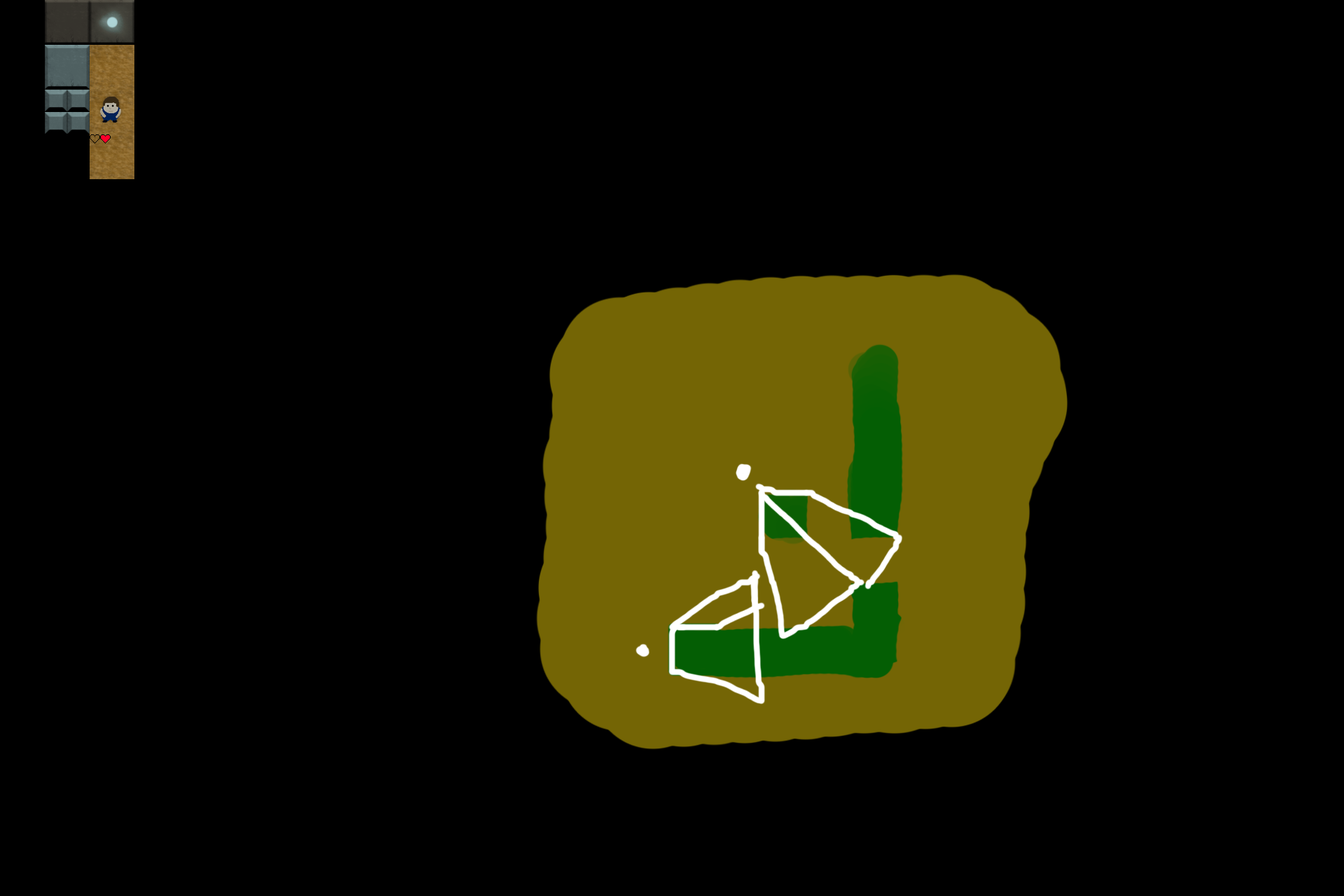
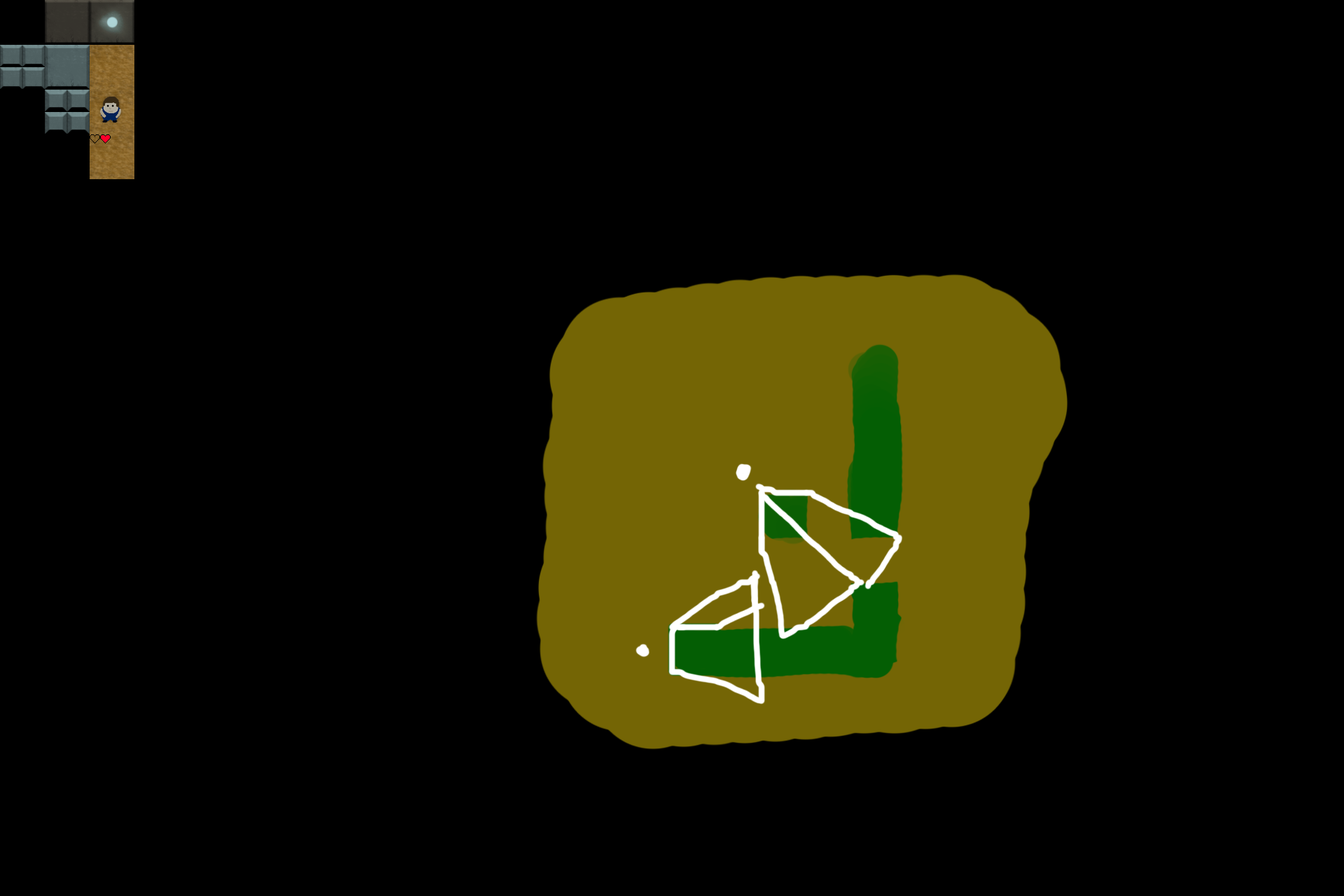
Comparing the layer stacks of the two 1344px x 896px images. Changes:
added group "InnerWall" with 4 layers above "wall2" over [0, 44, 45, 89]
added layer "wallInner copy 3" in group "InnerWall" over [22, 67, 45, 89]
added layer "wallInner copy 2" in group "InnerWall" over [0, 67, 23, 89]
added layer "wallInner copy" in group "InnerWall" over [22, 44, 45, 67]
added layer "wallInner" in group "InnerWall" over [0, 44, 23, 67]
